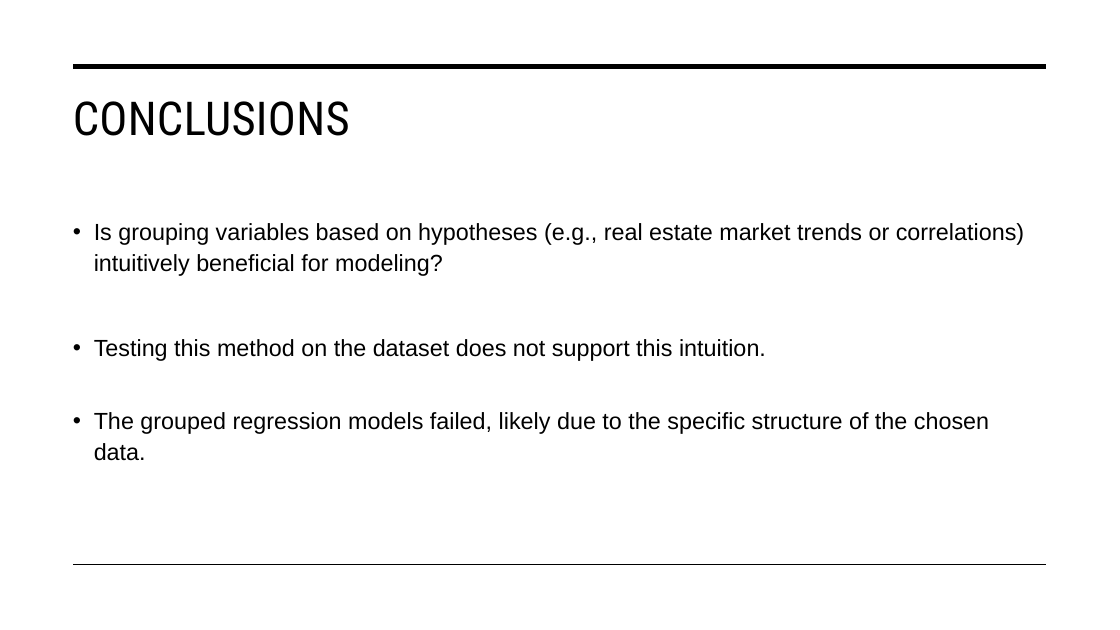
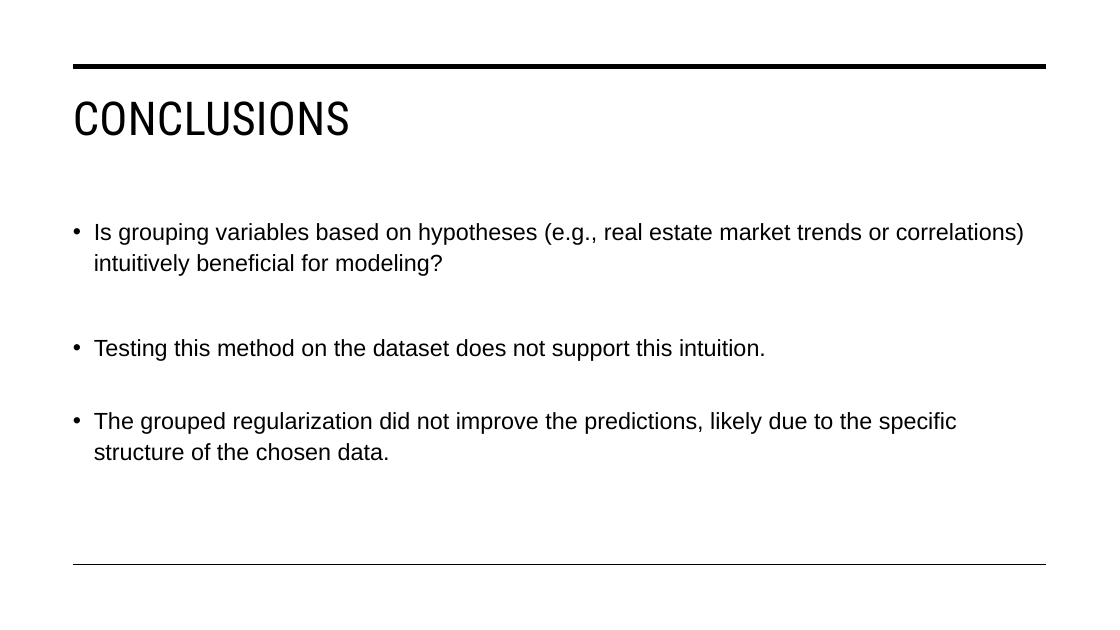
Before and after one commit to Aiecco/Stat-Methods-2024, a slide deck: slide 25 of SM2024.pptx. Drawn at 1120x630 pixels with LibreOffice and Linux fonts; fonts in the diff are those of the drawing. Boxes give left, top, right and bottom in pixels: in the first picture for what was removed or moved away, otherwise in the second. Text is boxed around its words. In the diff, an @@ line names an element or a change of style, - is before the commit and + after.

```diff
--- a/SM2024.pptx
+++ b/SM2024.pptx
@@ text at bbox=[94, 412, 957, 461]: text changed @@
-• The grouped regression models failed, likely due to the specific structure of the chosen data.
+• The grouped regularization did not improve the predictions, likely due to the specific structure of the chosen data.
```
Also in this commit, not shown: 6 other slides changed, 1 other file.
